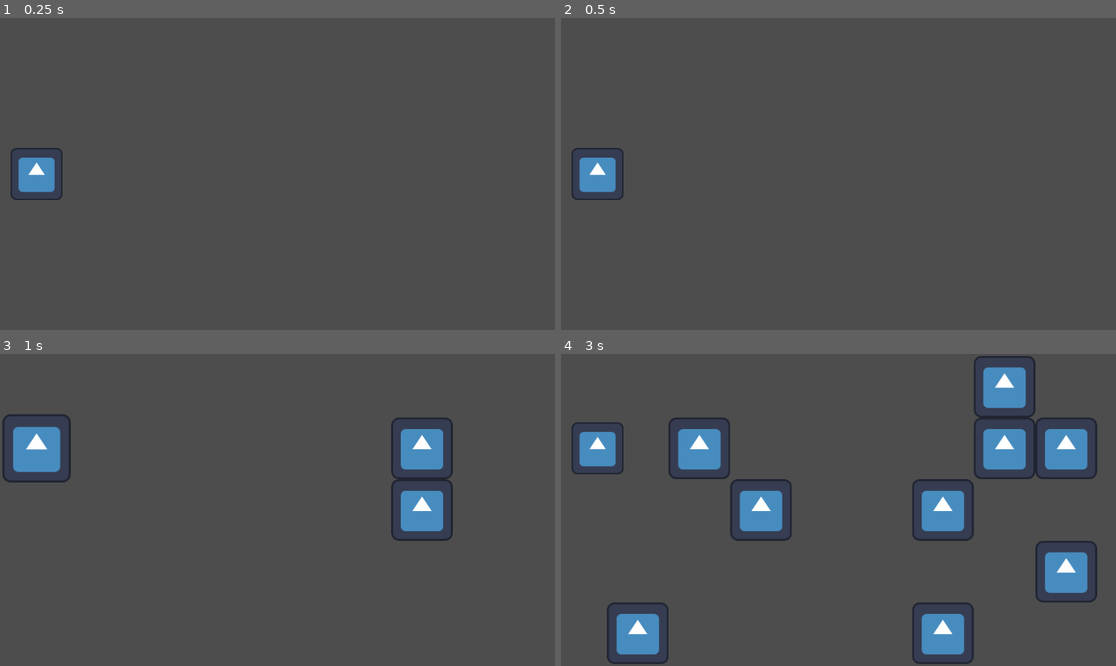
Above: before the commit, frames 1-4 (two rows, left to right).
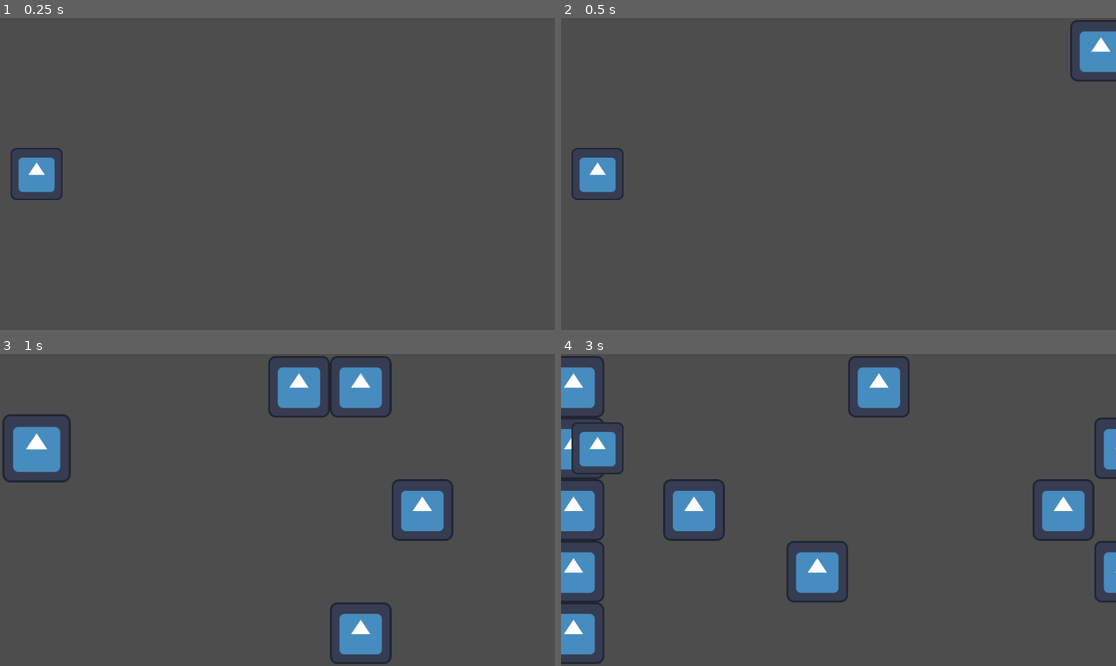
Above: after the commit, the same moments.

Repository: Shuisho10/Flee-3
Game: Godot game, scene res://res/scenes/core/ingame.tscn
Two runs of this game, one before a commit and one after it. Both use one fixed random seed, a clock stepped at 60 frames per second and the inputs below. The engine's default icon, where the game draws it, is replaced by a stand-in: a white triangle on a blue panel in a dark square.
Inputs:
- Up to frame 1 (0.25 s): no input
- Up to frame 2 (0.5 s): no input
- Up to frame 3 (1 s): hold W (button_up) from 0.53 s (still down); tap Space (button_jump) at 0.77 s
- Up to frame 4 (3 s): release W (button_up) at 1.28 s; hold S (button_down) 1.28-2.03 s; tap Space (button_jump) at 1.52 s; hold W (button_up) from 2.03 s (still down)

Frame 1 is identical in both runs. In frame 2, 1.0% of the frame differs, in the area x 91-100%, y 0-21%; in frame 3, 5.3%; in frame 4, 22%, in the area x 0-100%, y 0-100%.

Commit message:
Better chunks

Diff:
--- a/res/scenes/core/ingame.tscn
+++ b/res/scenes/core/ingame.tscn
@@ -1,8 +1,9 @@
-[gd_scene load_steps=5 format=3 uid="uid://d2jk0phonhmf4"]
+[gd_scene load_steps=6 format=3 uid="uid://d2jk0phonhmf4"]
 
 [ext_resource type="PackedScene" uid="uid://d3w2kddmqhhql" path="res://res/scenes/core/player.tscn" id="1_700s5"]
 [ext_resource type="Script" path="res://src/core/Scroller.gd" id="2_m3l23"]
 [ext_resource type="PackedScene" uid="uid://83f654p435au" path="res://res/scenes/core/random_chunk.tscn" id="3_exxyn"]
+[ext_resource type="PackedScene" uid="uid://ddenmgo1353cl" path="res://res/scenes/core/pregen_chunk.tscn" id="4_3105g"]
 [ext_resource type="PackedScene" uid="uid://br1t8t37qtphs" path="res://res/scenes/obstacles/normal_obstacle.tscn" id="4_dqd1q"]
 
 [node name="Ingame" type="Node2D"]
@@ -17,7 +18,7 @@
 [node name="TestLevel" type="Node2D" parent="." node_paths=PackedStringArray("chunk_pool")]
 script = ExtResource("2_m3l23")
 speed = 1000.0
-chunk_pool = [NodePath("Data/Chunks/Random Chunk")]
+chunk_pool = [NodePath("Data/Chunks/Random Chunk"), NodePath("Data/Chunks/L Shape Chunk")]
 
 [node name="Data" type="Node2D" parent="TestLevel"]
 visible = false
@@ -27,6 +28,25 @@
 [node name="Random Chunk" parent="TestLevel/Data/Chunks" node_paths=PackedStringArray("obs_pool") instance=ExtResource("3_exxyn")]
 obs_pool = [NodePath("../../Obstacles/Normal Obstacle")]
 
+[node name="L Shape Chunk" parent="TestLevel/Data/Chunks" instance=ExtResource("4_3105g")]
+position = Vector2(0, 1000)
+_can_flip_x = false
+_can_flip_y = false
+
+[node name="Normal Obstacle" parent="TestLevel/Data/Chunks/L Shape Chunk" instance=ExtResource("4_dqd1q")]
+
+[node name="Normal Obstacle2" parent="TestLevel/Data/Chunks/L Shape Chunk" instance=ExtResource("4_dqd1q")]
+position = Vector2(0, 128)
+
+[node name="Normal Obstacle3" parent="TestLevel/Data/Chunks/L Shape Chunk" instance=ExtResource("4_dqd1q")]
+position = Vector2(0, 256)
+
+[node name="Normal Obstacle4" parent="TestLevel/Data/Chunks/L Shape Chunk" instance=ExtResource("4_dqd1q")]
+position = Vector2(0, -128)
+
+[node name="Normal Obstacle5" parent="TestLevel/Data/Chunks/L Shape Chunk" instance=ExtResource("4_dqd1q")]
+position = Vector2(0, -256)
+
 [node name="Obstacles" type="Node2D" parent="TestLevel/Data"]
 
 [node name="Normal Obstacle" parent="TestLevel/Data/Obstacles" instance=ExtResource("4_dqd1q")]
--- a/res/scenes/core/pregen_chunk.tscn
+++ b/res/scenes/core/pregen_chunk.tscn
@@ -1,25 +1,12 @@
-[gd_scene load_steps=3 format=3 uid="uid://ddenmgo1353cl"]
+[gd_scene load_steps=2 format=3 uid="uid://ddenmgo1353cl"]
 
 [ext_resource type="Script" path="res://src/obsctacles/pregen_chunk.gd" id="1_f7xeh"]
-[ext_resource type="PackedScene" uid="uid://br1t8t37qtphs" path="res://res/scenes/obstacles/normal_obstacle.tscn" id="2_qxgcr"]
 
 [node name="Chunk" type="Node2D"]
 script = ExtResource("1_f7xeh")
-chunk_size = Vector2i(2, 2)
 
 [node name="VisibilityNotifier" type="VisibleOnScreenNotifier2D" parent="."]
 unique_name_in_owner = true
 
-[node name="Obstacles" type="Node2D" parent="."]
-unique_name_in_owner = true
-
-[node name="Normal Obstacle" parent="Obstacles" instance=ExtResource("2_qxgcr")]
-
-[node name="Normal Obstacle2" parent="Obstacles" instance=ExtResource("2_qxgcr")]
-position = Vector2(128, 0)
-
-[node name="Normal Obstacle3" parent="Obstacles" instance=ExtResource("2_qxgcr")]
-position = Vector2(0, 128)
-
 [connection signal="screen_entered" from="VisibilityNotifier" to="." method="_on_visibility_notifier_screen_entered"]
 [connection signal="screen_exited" from="VisibilityNotifier" to="." method="_on_visibility_notifier_screen_exited"]
--- a/src/core/Scroller.gd
+++ b/src/core/Scroller.gd
@@ -11,7 +11,6 @@
 @export var chunk_pool: Array[Node2D]
 var rng: RandomNumberGenerator
 var wait: int =0
-@onready var example := preload("res://res/scenes/core/random_chunk.tscn")
 
 func _init():
 	rng = RandomNumberGenerator.new()
@@ -23,16 +22,16 @@
 		obs_count = int((scrolled)/obs_size.x)
 		emit_signal("next_obstacle")
 		_spawn()
+		wait-=1
 
 func _spawn():
-	wait=int(fmod(wait+1,5))
-	if wait==0:
+	if wait<0:
 		var randomint: int = rng.randi_range(0,chunk_pool.size()-1)
 		var new_chunk :Node2D = chunk_pool[randomint].duplicate()
 		new_chunk.setup(self)
 		add_child(new_chunk)
 		new_chunk.position = Vector2(chunk_spawn_distance,0)
-
+		wait = new_chunk.chunk_length
 
 func time_per_obsticle():
 	return obs_size.x/speed
--- a/src/obsctacles/pregen_chunk.gd
+++ b/src/obsctacles/pregen_chunk.gd
@@ -3,23 +3,23 @@
 
 @export var _can_flip_x := true
 @export var _can_flip_y := true
-@export var chunk_size := Vector2i(1,1)
+@export var chunk_length := 1
 var current_scene: Scroller
 var entered_screen := false
 
 func setup(scene: Scroller):
 	current_scene=scene
 	var vis_notif : VisibleOnScreenNotifier2D = %VisibilityNotifier
-	vis_notif.scale = Vector2(chunk_size)*2+Vector2(1,1)
-	vis_notif.position.x = chunk_size.x * scene.obs_size.x/2
+	vis_notif.scale = Vector2(chunk_length,current_scene.lane_size*2+1)*2+Vector2(1,1)
+	vis_notif.position.x = chunk_length * scene.obs_size.x/2
 	if _can_flip_x and current_scene.rng.randi_range(0,1) == 1:
-		for child in %Obstacles.get_children():
-			child.position.x=-child.position.x
-			print("flipped x")
+		for child in get_children():
+			if child!=%VisibilityNotifier:
+				child.position.x*=-1
 	if _can_flip_y and current_scene.rng.randi_range(0,1) == 1:
-		for child in %Obstacles.get_children():
-			child.position.y=-child.position.y
-			print("flipped y")
+		for child in get_children():
+			if child!=%VisibilityNotifier:
+				child.position.y*=-1
 
 
 func _process(delta: float):
